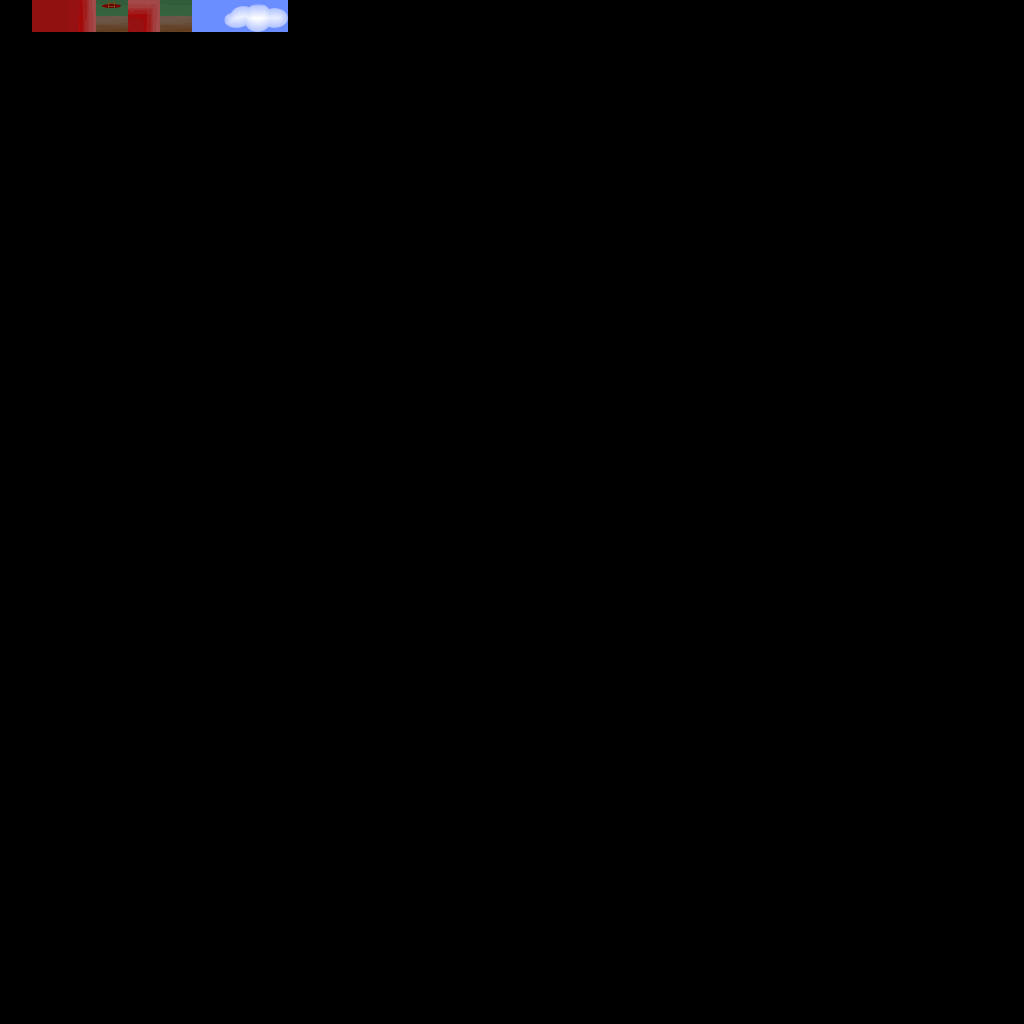
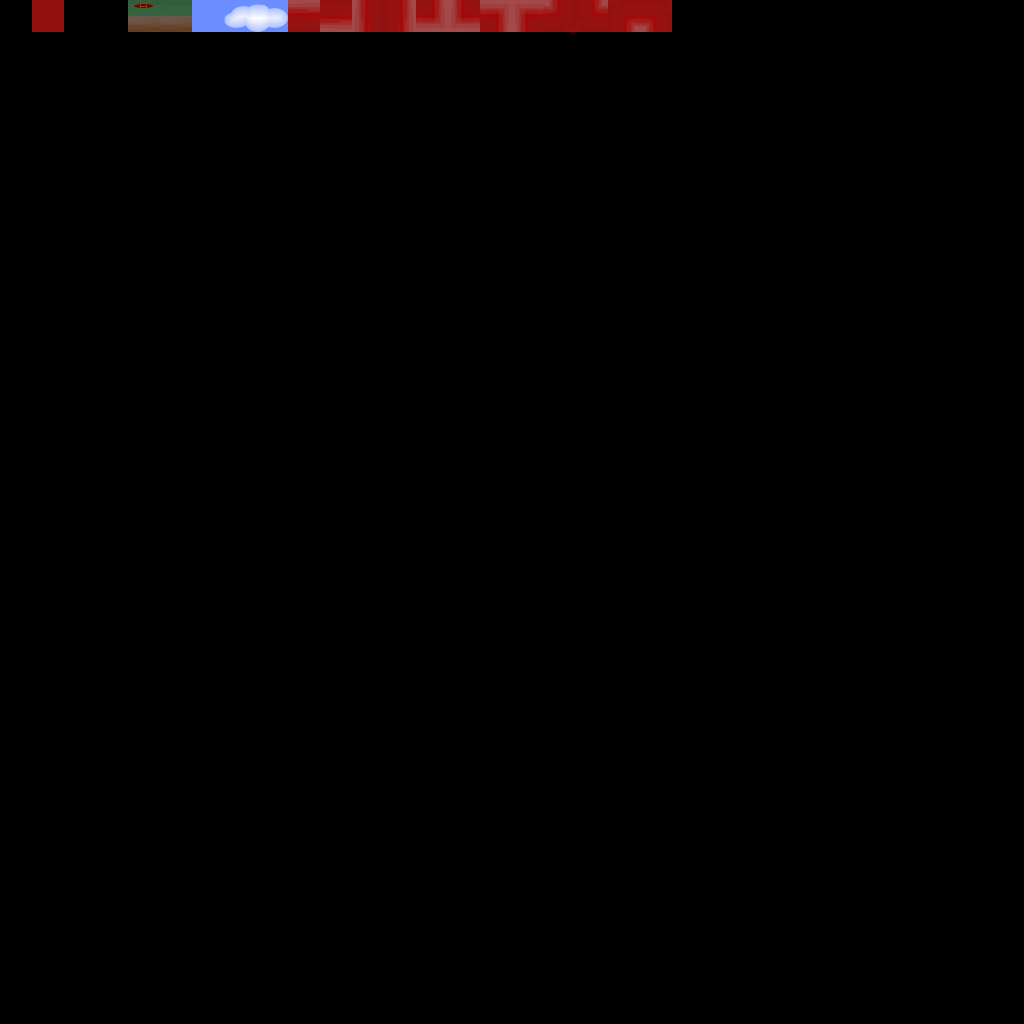
Two versions of the same layered image (1024 × 1024). Layer-by-layer changes:
added layer "Pasted Layer" above "Black" over [640, 0, 672, 32]
painted on "Black" over [64, 0, 640, 34]
